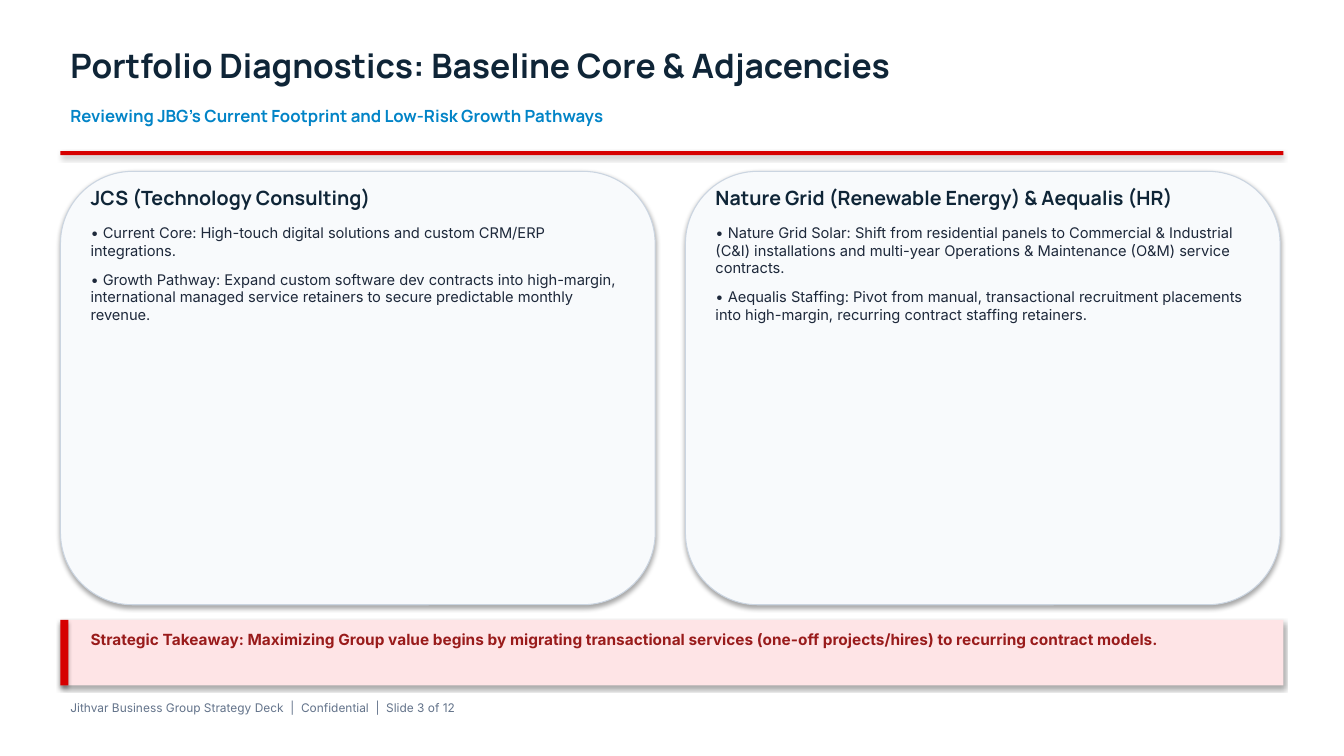
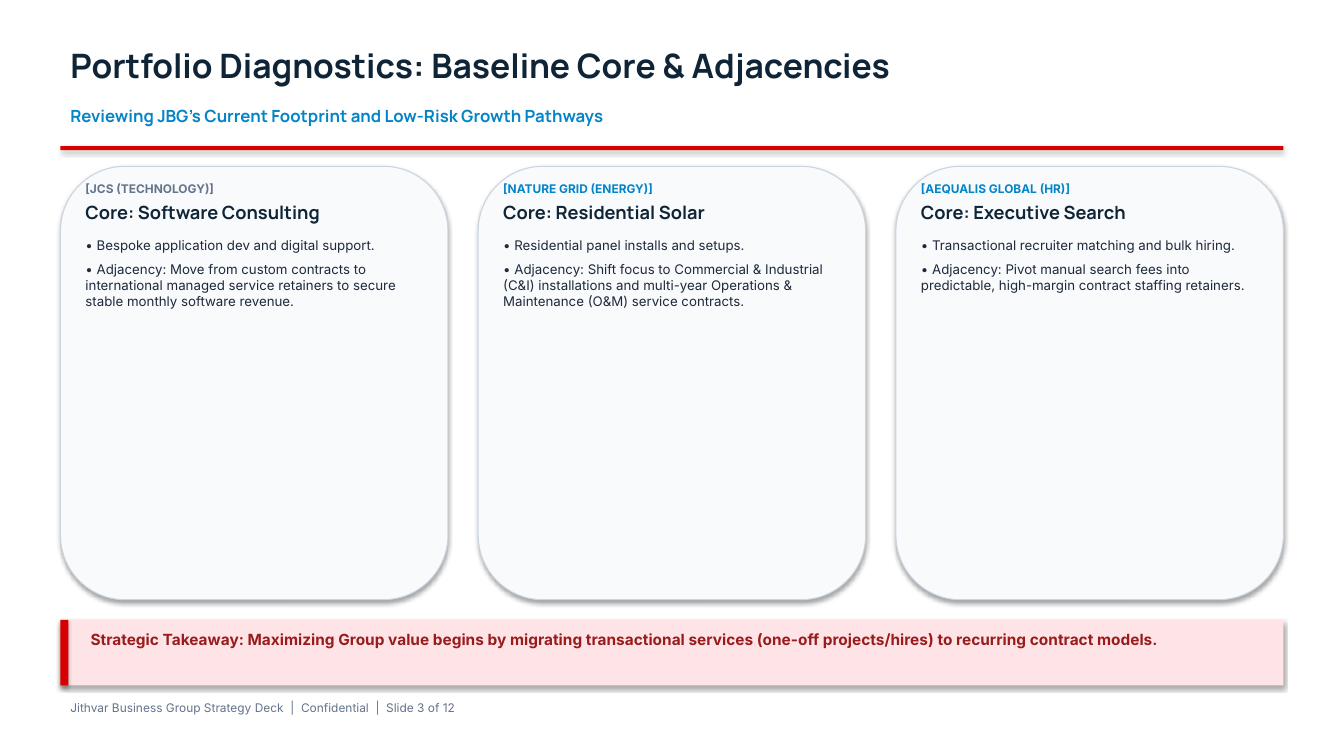
Before and after one commit to parikhniket655/JGB, a slide deck: slide 3 of documents/1_pitch_deck.pptx. Drawn at 1344x756 pixels with LibreOffice and Linux fonts; fonts in the diff are those of the drawing. Boxes give left, top, right and bottom in pixels: in the first picture for what was removed or moved away, otherwise in the second. Text is boxed around its words. In the diff, an @@ line names an element or a change of style, - is before the commit and + after.

Commit message:
Implement customized visual slide layouts (split tables, process maps, three-column grids, and comparison cards) for the PowerPoint and PDF presentations

```diff
--- a/documents/1_pitch_deck.pptx
+++ b/documents/1_pitch_deck.pptx
@@ rectangle: place and size @@
-rectangle at box(60, 151, 1284, 155)
+rectangle at box(60, 146, 1284, 150)
@@ rounded rectangle: place and size @@
-rounded rectangle at box(60, 171, 655, 605)
+rounded rectangle at box(60, 166, 448, 600)
@@ rounded rectangle added at box(478, 166, 865, 600), fill #F8FAFC, outline #CBD5E1 0.75 pt @@
@@ rounded rectangle: place and size @@
-rounded rectangle at box(686, 171, 1280, 605)
+rounded rectangle at box(896, 166, 1284, 600)
@@ text at box(85, 183, 396, 309): text changed; size 10.5 to 9.5 pt @@
-JCS (Technology Consulting)
-• Current Core: High-touch digital solutions and custom CRM/ERP integrations.
-• Growth Pathway: Expand custom software dev contracts into high-margin, international managed service retainers to secure predictable monthly revenue.
+[JCS (TECHNOLOGY)]
+Core: Software Consulting
+• Bespoke application dev and digital support.
+• Adjacency: Move from custom contracts to international managed service retainers to secure stable monthly software revenue.
@@ text at box(503, 183, 823, 308): text changed; size 10.5 to 9.5 pt @@
-Nature Grid (Renewable Energy) & Aequalis (HR)
-• Nature Grid Solar: Shift from residential panels to Commercial & Industrial (C&I) installations and multi-year Operations & Maintenance (O&M) service contracts.
-• Aequalis Staffing: Pivot from manual, transactional recruitment placements into high-margin, recurring contract staffing retainers.
+[NATURE GRID (ENERGY)]
+Core: Residential Solar
+• Residential panel installs and setups.
+• Adjacency: Shift focus to Commercial & Industrial (C&I) installations and multi-year Operations & Maintenance (O&M) service contracts.
@@ text added at box(921, 183, 1245, 293), 9.5 pt, text #1E293B @@
+[AEQUALIS GLOBAL (HR)]
+Core: Executive Search
+• Transactional recruiter matching and bulk hiring.
+• Adjacency: Pivot manual search fees into predictable, high-margin contract staffing retainers.
```
Also in this commit, not shown: 11 other slides changed, 1 other file.
